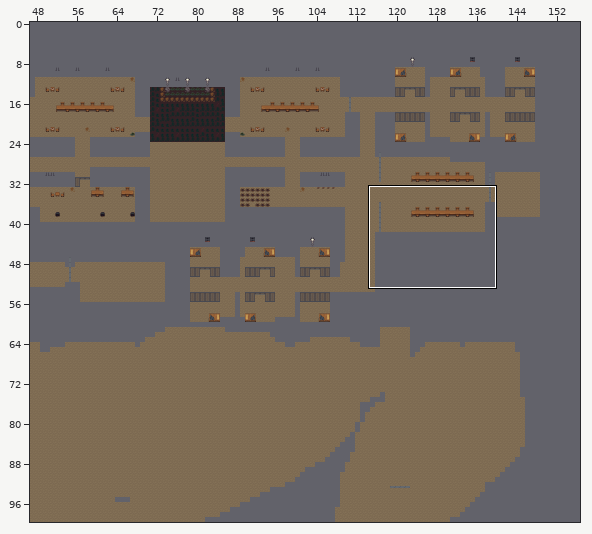
An edit to a level. Tiled map (JSON), src/maps/mapa.json. Above, an overview of the earlier version with the close-up marked.
Close-up. Before the commit:
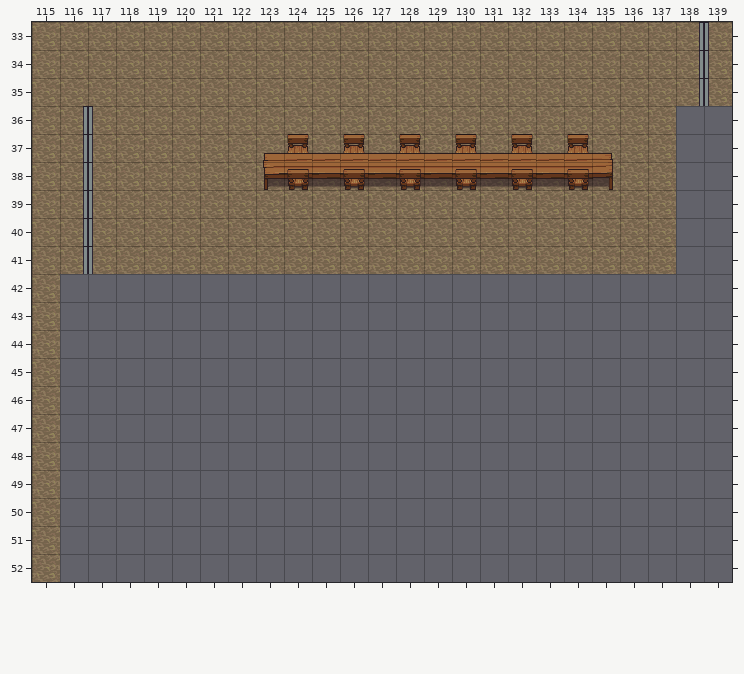
Cells are 32x32 px. Shown: x 115..139, y 33..52. The commit also changed other parts of the map, which this record leaves out.
The result:
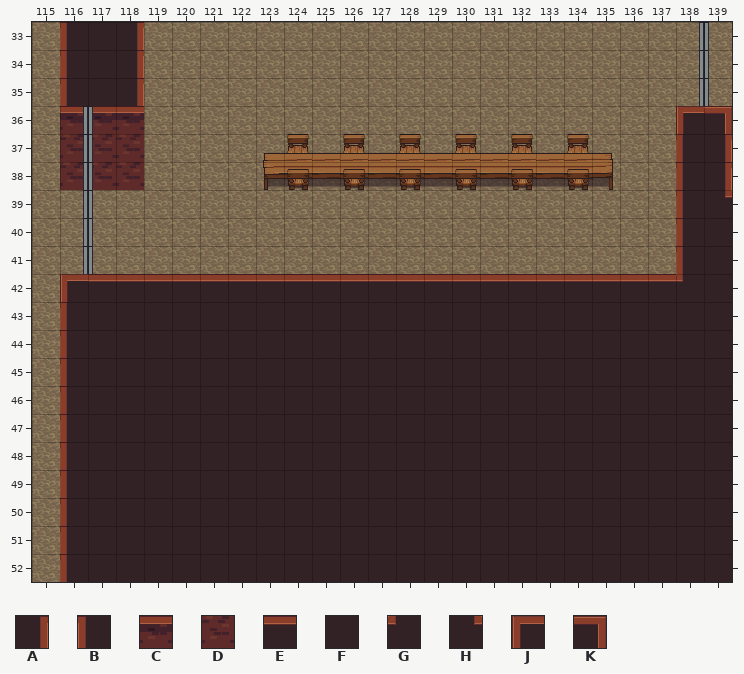
Key: from "tileset": A 100, B 101, C 102 flipped left-right, D 103 flipped left-right, E 104, F 107; from "tileset_añadidos": G 105, H 106, J 108 flipped on the other diagonal, K 108 flipped up-down.
_ is an empty cell.
Tiles of an added or newly shown layer are drawn over the layers below it.
The edit:
Layer "Paredes" (now shown):
Tile A is added in rows 33 to 35 at x 118; in rows 37 to 38 at x 139.
Tile B is added in rows 33 to 35 at x 116; in rows 37 to 41 at x 138; in rows 43 to 52 at x 116.
Tile C is added in row 36 at x 116 to 118.
Tile D is added in rows 37 to 38 at x 116 to 118.
Tile E is added in row 42 at x 117 to 137.
Tile F is added in rows 33 to 35 at x 117; in rows 40 to 42 at x 139; in rows 43 to 52 at x 117 to 139.
Tile G is added in row 42 at x 138.
Tile H is added in row 39 at x 139.
Tile J is added in row 36 at x 138; in row 42 at x 116.
Tile K is added in row 36 at x 139.
